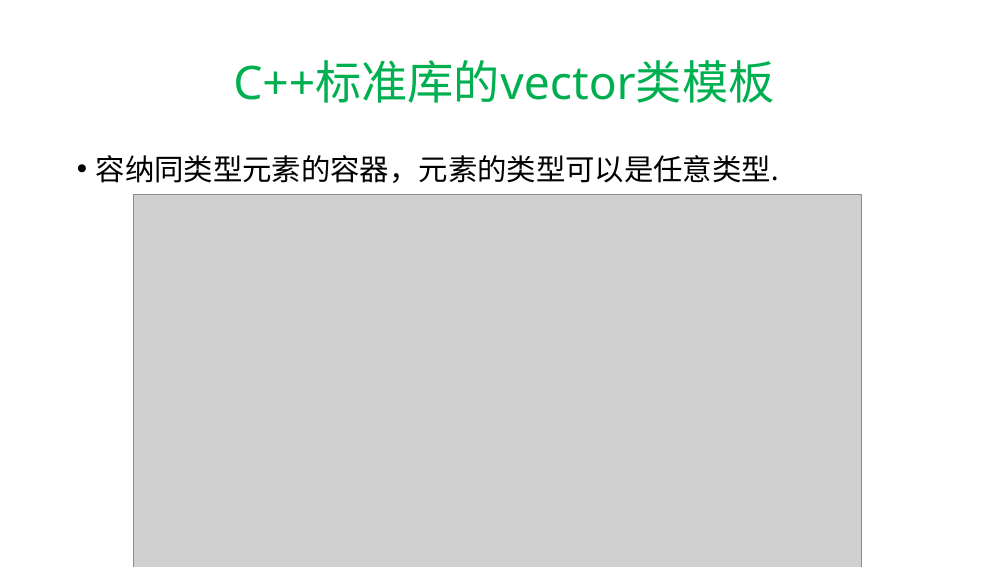
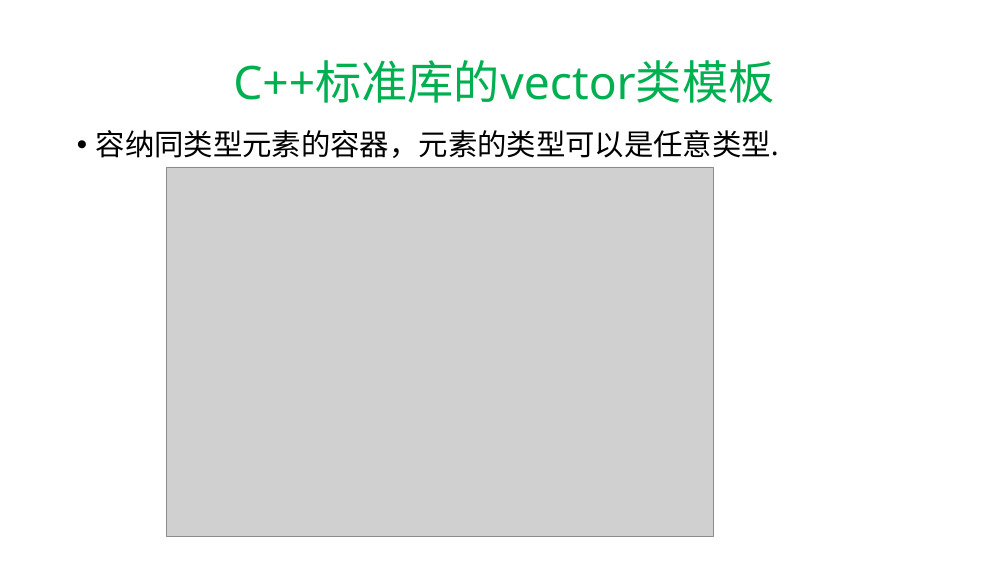
Before and after one commit to hwdong-net/cplusplus17, a slide deck: slide 62 of ppt/2 变量和类型.pptx (slide 61 before the commit). Drawn at 1008x567 pixels with LibreOffice and Linux fonts; fonts in the diff are those of the drawing; grey boxes stand for pictures. Boxes give left, top, right and bottom in pixels: in the first picture for what was removed or moved away, otherwise in the second. Text is boxed around its words. In the diff, an @@ line names an element or a change of style, - is before the commit and + after.

```diff
--- a/ppt/2 变量和类型.pptx
+++ b/ppt/2 变量和类型.pptx
@@ text "容纳同类型元素的容器，元素的类型可以是任意类型.": place and size @@
-text "容纳同类型元素的容器，元素的类型可以是任意类型." at (96, 155, 779, 183)
+text "容纳同类型元素的容器，元素的类型可以是任意类型." at (96, 130, 779, 158)
@@ picture: place and size @@
-picture at (133, 195, 862, 567)
+picture at (167, 167, 714, 537)
```
Also in this commit, not shown: 10 other slides changed, 1 slide added.
